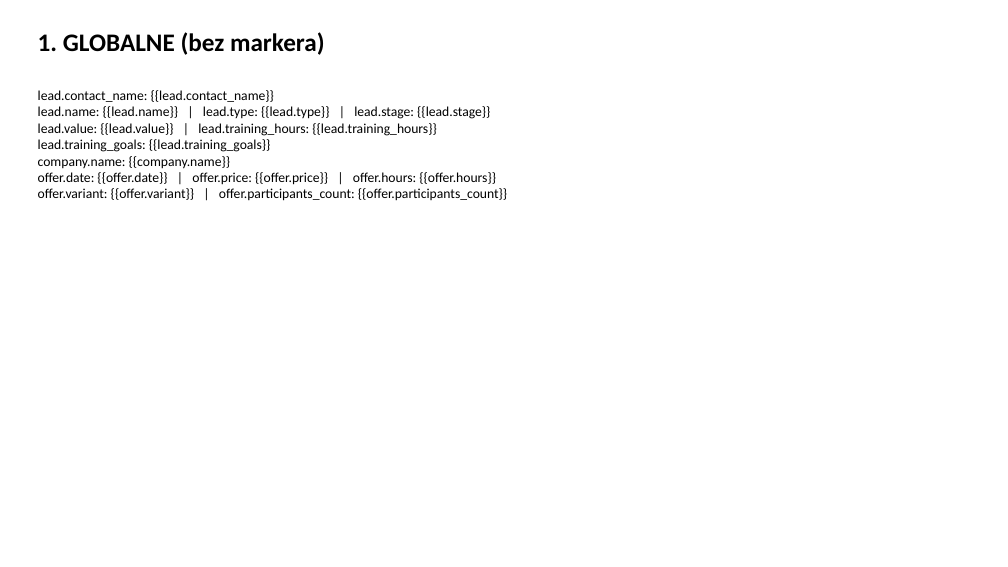
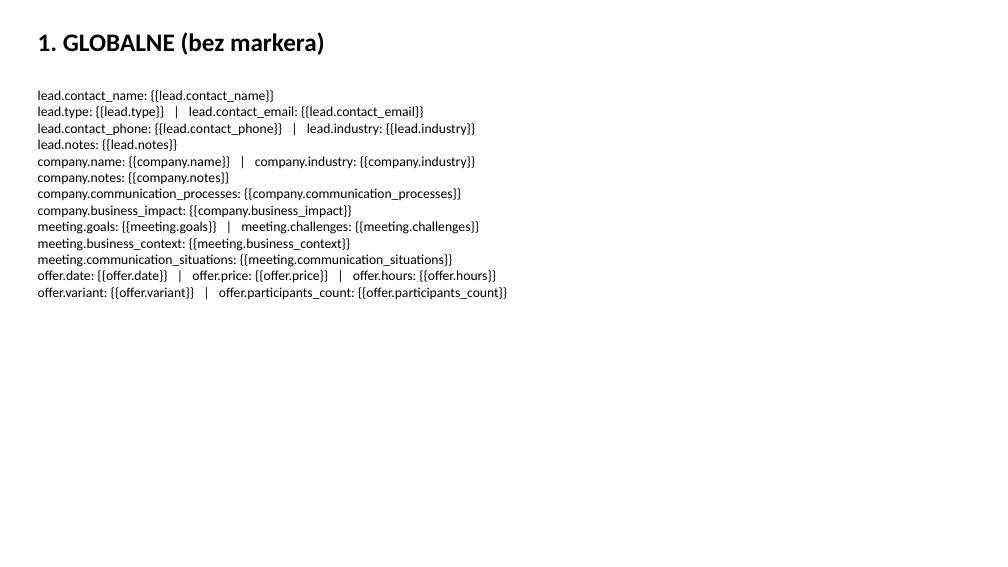
Before and after one commit to rafalgiemza/docker-postgresql-nocodb-n8n, a slide deck: slide 1 of docs/archive/fable/szablon_testowy.pptx. Drawn at 1008x567 pixels with LibreOffice and Linux fonts; fonts in the diff are those of the drawing. Boxes give left, top, right and bottom in pixels: in the first picture for what was removed or moved away, otherwise in the second. Text is boxed around its words. In the diff, an @@ line names an element or a change of style, - is before the commit and + after.

```diff
--- a/docs/archive/fable/szablon_testowy.pptx
+++ b/docs/archive/fable/szablon_testowy.pptx
@@ text at box(38, 106, 479, 267): text changed @@
-lead.name: {{lead.name}} | lead.type: {{lead.type}} | lead.stage: {{lead.stage}}
-lead.value: {{lead.value}} | lead.training_hours: {{lead.training_hours}}
-lead.training_goals: {{lead.training_goals}}
-company.name: {{company.name}}
+lead.type: {{lead.type}} | lead.contact_email: {{lead.contact_email}}
+lead.contact_phone: {{lead.contact_phone}} | lead.industry: {{lead.industry}}
+lead.notes: {{lead.notes}}
+company.name: {{company.name}} | company.industry: {{company.industry}}
+company.notes: {{company.notes}}
+company.communication_processes: {{company.communication_processes}}
+company.business_impact: {{company.business_impact}}
+meeting.goals: {{meeting.goals}} | meeting.challenges: {{meeting.challenges}}
+meeting.business_context: {{meeting.business_context}}
+meeting.communication_situations: {{meeting.communication_situations}}
```
Also in this commit, not shown: 3 other slides changed, 1 slide added.
